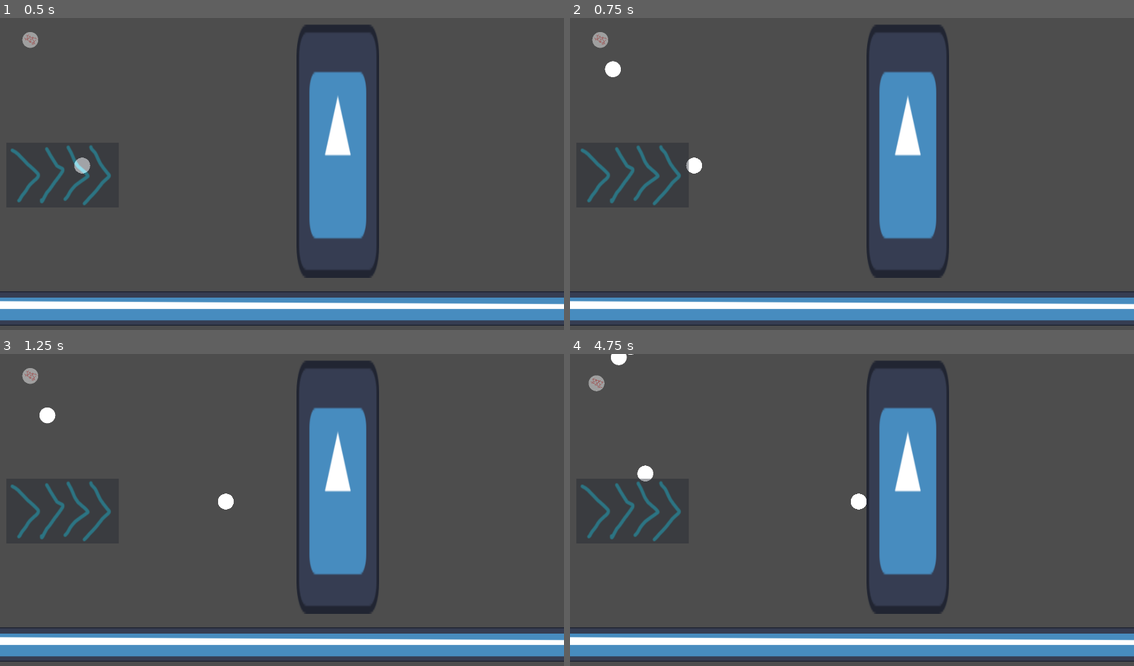
Above: before the commit, frames 1-4 (two rows, left to right).
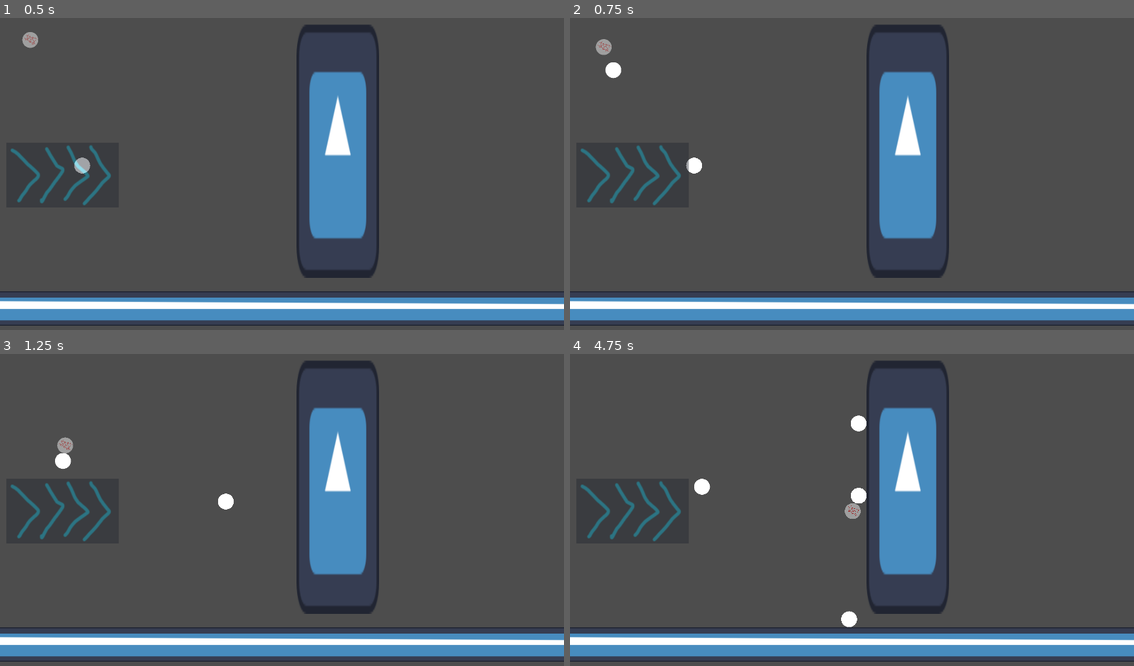
Above: after the commit, the same moments.

Repository: cmaciver/double-bubble-ggj
Game: Godot game, scene res://src/cam-test-scene.tscn
Same seed, same stepped clock (60 frames per second), same inputs: the game is played once before the commit and once after it. This scene is started directly instead of the project's main scene. The engine's default icon, where the game draws it, is replaced by a stand-in: a white triangle on a blue panel in a dark square.
Inputs (mouse positions are in pixels of both pictures, inside the frame that each line leads up to):
- Up to frame 1 (0.5 s): no input
- Up to frame 2 (0.75 s): move the mouse to (654, 164) at 0.52 s; hold D (platform_right) from 0.53 s (still down); hold Right mouse button (r_click) from 0.53 s (still down); click (654, 164) at 0.6 s
- Up to frame 3 (1.25 s): keep holding D (platform_right); keep holding Right mouse button (r_click); tap Space (platform_jump) at 0.77 s
- Up to frame 4 (4.75 s): move the mouse to (598, 375) at 1.27 s; release Right mouse button (r_click) at 1.28 s; right-click (598, 375) at 1.35 s; tap Space (platform_jump) at 1.52, 3.02, 3.77, 4.52 s; click (598, 375) at 1.55 s; move the mouse to (620, 357) at 2.02 s; release D (platform_right) at 2.03 s; hold A (platform_left) 2.03-2.78 s; hold Right mouse button (r_click) 2.03-2.78 s; click (620, 357) at 2.1 s; move the mouse to (615, 360) at 2.77 s; hold D (platform_right) 2.78-4.28 s; tap Shift (platform_aim) at 2.85 s; click (615, 360) at 3.05 s; move the mouse to (632, 453) at 3.52 s; hold Right mouse button (r_click) 3.53-4.28 s; move the mouse to (682, 463) at 4.27 s; hold A (platform_left) from 4.28 s (still down); click (682, 463) at 4.35 s

Frame 1 is identical in both runs. In frame 2, 0.2% of the frame differs, in the area x 3-10%, y 4-20%; in frame 3, 0.5%; in frame 4, 0.9%, in the area x 3-53%, y 0-88%.

Commit message:
Bubble character implementation feature complete

Diff:
--- a/double-bubble/src/bubble.gd
+++ b/double-bubble/src/bubble.gd
@@ -13,10 +13,10 @@
 func _on_mouse_entered() -> void:
 	BubbleCharacter.hovered_bubble = self
 
-
 func _on_mouse_exited() -> void:
 	BubbleCharacter.hovered_bubble = null
 
 func pop():
-	# add animation data & sound effect
+	# add animation data & sound effect later
 	queue_free()
+	BubbleCharacter.hovered_bubble = null
--- a/double-bubble/src/bubble.tscn
+++ b/double-bubble/src/bubble.tscn
@@ -9,6 +9,7 @@
 [node name="Bubble" type="RigidBody2D"]
 collision_layer = 3
 collision_mask = 3
+input_pickable = true
 inertia = 4.0
 constant_force = Vector2(0, -980)
 script = ExtResource("1_g2wj2")
--- a/double-bubble/src/bubble_character.gd
+++ b/double-bubble/src/bubble_character.gd
@@ -12,32 +12,19 @@
 @onready var left_ray = $RayCast2DLeft
 @onready var right_ray = $RayCast2DRight
 
+@export var MAX_SPEED = 5000
+
 func _integrate_forces(state: PhysicsDirectBodyState2D) -> void:
 	if Input.is_action_just_pressed("l_click"):
 		if (hovered_bubble != null): # a bubble was clicked, pop it
-			pass
+			hovered_bubble.pop()
+			current_bubbles -= 1
 		else:
 			spawn_bubble()
 
+	if Input.is_action_pressed("r_click"):
+		attract_towards_stuff()
 
-
-	if Input.is_action_just_pressed("r_click"):
-		center_ray.target_position = get_global_mouse_position() - position
-		var norm = center_ray.target_position.normalized()
-		var mag = center_ray.target_position.length()
-
-		left_ray.target_position = norm.rotated(deg_to_rad(-SCAN_WIDTH)) * mag
-		right_ray.target_position = norm.rotated(deg_to_rad(SCAN_WIDTH)) * mag
-
-		var cool_ray = Vector2(0,0)
-		if center_ray.is_colliding():
-			cool_ray = center_ray.target_position
-		elif left_ray.is_colliding():
-			cool_ray = left_ray.target_position
-		elif right_ray.is_colliding():
-			cool_ray = right_ray.target_position
-
-		apply_force(cool_ray.normalized() * 500) # make this scale on distance
 
 func spawn_bubble():
 	if (current_bubbles + 1 > max_bubbles):
@@ -50,3 +37,26 @@
 	var dir = get_global_mouse_position() - position
 	new_bubble.position = position + dir.normalized() * 100
 	new_bubble.apply_force(dir * 10)
+
+
+func attract_towards_stuff():
+	center_ray.target_position = get_global_mouse_position() - position
+	var norm = center_ray.target_position.normalized()
+	var mag = center_ray.target_position.length()
+
+	left_ray.target_position = norm.rotated(deg_to_rad(-SCAN_WIDTH)) * mag
+	right_ray.target_position = norm.rotated(deg_to_rad(SCAN_WIDTH)) * mag
+
+	var cool_ray = Vector2(0,0)
+	if center_ray.is_colliding():
+		cool_ray = center_ray.target_position
+	elif left_ray.is_colliding():
+		cool_ray = left_ray.target_position
+	elif right_ray.is_colliding():
+		cool_ray = right_ray.target_position
+
+	apply_force(cool_ray.normalized() * 2000) # make this scale on distance
+
+	var max_
+	if (linear_velocity.length() > MAX_SPEED):
+		linear_velocity = linear_velocity.normalized() * MAX_SPEED
